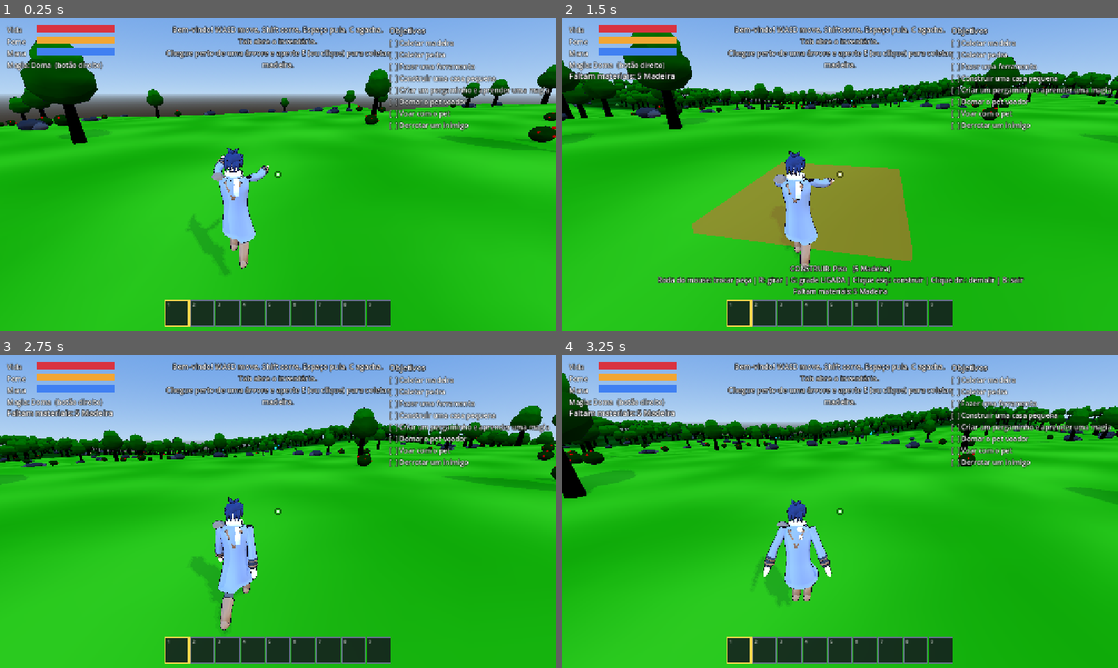
Above: before the commit, frames 1-4 (two rows, left to right).
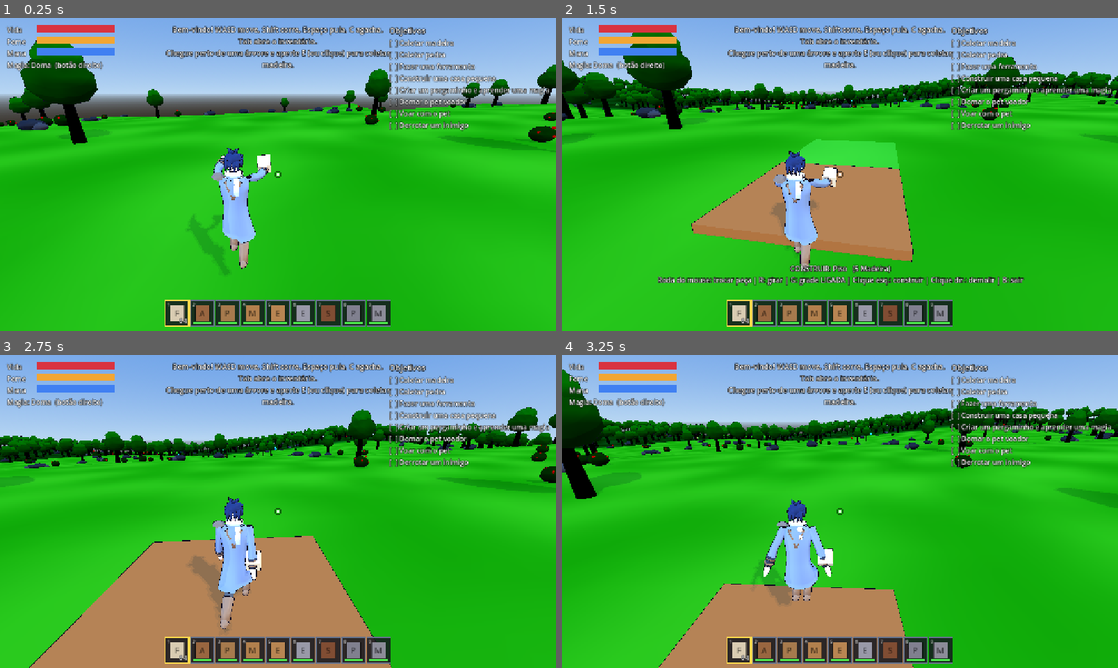
Above: after the commit, the same moments.

Repository: maicongill/jogo-claude
Game: Godot game, scene res://scenes/main.tscn
The game is run twice, just before and just after one commit, with the same random seed, the same clock (stepped at 60 frames per second) and the same inputs.
Inputs (mouse positions are in pixels of both pictures, inside the frame that each line leads up to):
- Up to frame 1 (0.25 s): no input
- Up to frame 2 (1.5 s): move the mouse to (867, 174) at 0.52 s; hold B (build_mode) 0.53-1.28 s; hold W (move_forward) from 0.53 s (still down); click (867, 174) at 0.67 s; tap Space (jump) at 0.77, 1.07 s; tap C (crouch) at 0.8, 1.35 s; move the mouse to (812, 174) at 1.27 s
- Up to frame 3 (2.75 s): keep holding W (move_forward); tap Space (jump) at 1.52, 1.82 s; tap F (mount) at 1.55 s; move the mouse to (289, 505) at 2.02 s; hold F (mount) from 2.03 s (still down); tap B (build_mode) at 2.3 s
- Up to frame 4 (3.25 s): keep holding W (move_forward); move the mouse to (834, 517) at 2.77 s; release F (mount) at 2.78 s; click (834, 517) at 2.85 s; tap Space (jump) at 3.02 s; tap C (crouch) at 3.05 s

The runs differ from the first frame. In frame 1, 1.5% of the frame differs, in the area x 30-70%, y 43-98%; in frame 2, 11%; in frame 3, 19%, in the area x 0-100%, y 16-100%; in frame 4, 12%.

Commit message:
Fantasma dos colocáveis e opção de nascer com todos os itens
- Mesa de magia, cama e estábulo mostram prévia translúcida (verde/vermelho) antes de colocar
- game.start_with_all_items: jogador nasce com uma pilha de cada item (testes ignoram)
- Teste test_place_ghost e modo "ghost" na ferramenta de captura

Co-Authored-By: Claude Opus 5.5 <noreply@anthropic.com>

Diff:
--- a/config/game_config.json
+++ b/config/game_config.json
@@ -6,13 +6,15 @@
 		"Para criar um item/receita/magia nova, copie um bloco existente e troque o id (a chave) e os valores.",
 		"Tipos de item (kind): RESOURCE, TOOL, WEAPON, FOOD, PLACEABLE, SEED, SCROLL, AMMO, SADDLE.",
 		"Se o arquivo ficar com erro de JSON (virgula faltando...), o jogo avisa no console e mantem os valores anteriores.",
+		"game.start_with_all_items: true = o jogador nasce com uma pilha de cada item do jogo (bom para testar); false = comeca sem nada.",
 		"Apos mudar algo: inimigos e pets que ja estao no mundo pegam os novos valores quando reaparecerem; o terreno so muda ao reiniciar (ou ao carregar um jogo)."
 	],
 	"game": {
 		"world_seed": 12345,
 		"lose_items_on_death": true,
 		"mouse_sensitivity": 0.003,
-		"inventory_size": 36
+		"inventory_size": 36,
+		"start_with_all_items": true
 	},
 	"world": {
 		"chunk_size": 32,
--- a/scripts/core/game.gd
+++ b/scripts/core/game.gd
@@ -20,6 +20,8 @@
 var stables: Array[Vector3] = []
 ## Começa com ferramentas no inventário (útil para testar). Desligado quando o crafting existir.
 var debug_starter_kit := false
+## O jogador nasce com uma pilha de cada item do jogo (game.start_with_all_items). Os testes ignoram.
+var start_with_all_items := false
 
 var _ui_open_count := 0
 
@@ -34,6 +36,7 @@
 	world_seed = Config.i("game.world_seed", world_seed)
 	lose_items_on_death = Config.b("game.lose_items_on_death", lose_items_on_death)
 	mouse_sensitivity = Config.f("game.mouse_sensitivity", mouse_sensitivity)
+	start_with_all_items = Config.b("game.start_with_all_items", start_with_all_items)
 	load_radius = Config.i("world.load_radius", load_radius)
 
 
--- a/scripts/player/interaction.gd
+++ b/scripts/player/interaction.gd
@@ -11,6 +11,10 @@
 
 var player: Player
 var _cooldown := 0.0
+## Prévia translúcida do objeto colocável na mão (cama, mesa de magia, estábulo).
+var _ghost: Node3D
+var _ghost_id: StringName
+var _ghost_mat: StandardMaterial3D
 
 
 func _apply_config() -> void:
@@ -26,6 +30,50 @@
 
 func _process(delta: float) -> void:
 	_cooldown = maxf(_cooldown - delta, 0.0)
+	_update_place_ghost()
+
+
+func _update_place_ghost() -> void:
+	var held := player.held_item()
+	var show := held != null and held.kind == ItemData.Kind.PLACEABLE and not Game.is_ui_open() \
+			and not Game.build_mode and player.mounted_pet == null and not player.stats.dead
+	if not show:
+		_clear_ghost()
+		return
+	if _ghost == null or _ghost_id != held.place_id:
+		_clear_ghost()
+		_ghost = Placeables.create_ghost(held.place_id)
+		if _ghost == null:
+			return
+		_ghost_id = held.place_id
+		if _ghost_mat == null:
+			_ghost_mat = StandardMaterial3D.new()
+			_ghost_mat.transparency = BaseMaterial3D.TRANSPARENCY_ALPHA
+			_ghost_mat.shading_mode = BaseMaterial3D.SHADING_MODE_UNSHADED
+		player.get_parent().add_child(_ghost)
+		Placeables.finish_ghost(_ghost, _ghost_mat)
+	var spot := _place_spot()
+	_ghost.visible = spot.has("pos")
+	if spot.has("pos"):
+		_ghost.global_position = spot["pos"]
+		_ghost.rotation = Vector3(0, spot["yaw"], 0)
+	_ghost_mat.albedo_color = Color(0.3, 1.0, 0.4, 0.45) if spot.get("valid", false) else Color(1.0, 0.3, 0.25, 0.45)
+
+
+func _clear_ghost() -> void:
+	if _ghost != null:
+		_ghost.queue_free()
+		_ghost = null
+		_ghost_id = &""
+
+
+## Onde o objeto colocável iria parar: {pos, yaw, valid}. Vazio se a mira não acerta o chão.
+func _place_spot() -> Dictionary:
+	var hit := aim_ray(1, PLACE_REACH + player.camera.global_position.distance_to(player.global_position))
+	if hit.is_empty():
+		return {}
+	return {"pos": hit["position"], "yaw": player.camera.global_rotation.y,
+			"valid": _within_reach(hit["position"], PLACE_REACH)}
 
 
 func _unhandled_input(event: InputEvent) -> void:
@@ -181,16 +229,16 @@
 
 
 func _place(item: ItemData) -> void:
-	var hit := aim_ray(1, PLACE_REACH + player.camera.global_position.distance_to(player.global_position))
-	if hit.is_empty() or not _within_reach(hit["position"], PLACE_REACH):
+	var spot := _place_spot()
+	if not spot.get("valid", false):
 		EventBus.message.emit("Mire no chão perto de você.")
 		return
 	var node := Placeables.create(item.place_id)
 	if node == null:
 		return
 	player.get_parent().add_child(node)
-	node.global_position = hit["position"]
-	node.rotation.y = player.camera.global_rotation.y
+	node.global_position = spot["pos"]
+	node.rotation.y = spot["yaw"]
 	player.inventory.remove_from_slot(player.selected_slot, 1)
 	_cooldown = 0.4
 	EventBus.message.emit("%s colocado." % item.display_name)
--- a/scripts/player/player.gd
+++ b/scripts/player/player.gd
@@ -109,7 +109,23 @@
 	if Game.debug_starter_kit:
 		for id in [&"wooden_axe", &"wooden_pickaxe"]:
 			inventory.add(Database.item(id))
+	if Game.start_with_all_items and not _running_test():
+		give_all_items()
 	EventBus.player_spawned.emit(self)
+
+
+## Uma pilha cheia de cada item do jogo (ferramentas e armas: uma unidade).
+func give_all_items() -> void:
+	var ids := Database.items.keys()
+	ids.sort()
+	for id: StringName in ids:
+		var it: ItemData = Database.items[id]
+		inventory.add(it, it.stack_max if it.is_stackable() else 1)
+
+
+func _running_test() -> bool:
+	var scene := get_tree().current_scene
+	return scene != null and scene.scene_file_path.begins_with("res://tests/")
 
 
 func _unhandled_input(event: InputEvent) -> void:
--- a/scripts/world/placeables.gd
+++ b/scripts/world/placeables.gd
@@ -12,6 +12,28 @@
 		&"stable":
 			return Stable.new()
 	return null
+
+
+## Versão "fantasma" (só a aparência, translúcida, sem colisão nem efeito no jogo) para mostrar
+## onde o objeto vai ser colocado. O chamador adiciona à cena e depois chama finish_ghost().
+static func create_ghost(place_id: StringName) -> Node3D:
+	var node := create(place_id)
+	if node != null:
+		node.set_meta(&"ghost", true)
+	return node
+
+
+static func finish_ghost(node: Node3D, material: Material) -> void:
+	if node is CollisionObject3D:
+		(node as CollisionObject3D).collision_layer = 0
+	for g in node.get_groups():
+		node.remove_from_group(g)
+	for c in node.find_children("*", "", true, false):
+		if c is CollisionShape3D:
+			c.queue_free()
+		elif c is MeshInstance3D:
+			(c as MeshInstance3D).material_override = material
+			(c as MeshInstance3D).cast_shadow = GeometryInstance3D.SHADOW_CASTING_SETTING_OFF
 
 
 class Bed extends StaticBody3D:
@@ -138,7 +160,8 @@
 			add_child(mi)
 		# Registra depois de a posição ser definida pelo código que colocou o estábulo.
 		await get_tree().process_frame
-		Game.stables.append(global_position)
+		if not has_meta(&"ghost"):
+			Game.stables.append(global_position)
 
 	func interact(_player: Player) -> void:
 		EventBus.message.emit("Estábulo: seu pet renasce aqui se morrer.")
--- /dev/null
+++ b/tests/test_place_ghost.gd
@@ -0,0 +1,72 @@
+extends Node
+## Fantasma dos objetos colocáveis e opção de nascer com todos os itens.
+
+var failures := 0
+
+
+func check(cond: bool, msg: String) -> void:
+	print(("  ok   " if cond else "  FAIL ") + msg)
+	if not cond:
+		failures += 1
+
+
+func _slot_of(p: Player, id: StringName) -> int:
+	for i in p.inventory.size():
+		var s := p.inventory.get_stack(i)
+		if s != null and s.item.id == id:
+			return i
+	return -1
+
+
+func _ready() -> void:
+	var main: Node = load("res://scenes/main.tscn").instantiate()
+	add_child(main)
+	var p: Player = main.player
+	while p.frozen:
+		await get_tree().process_frame
+	for e in get_tree().get_nodes_in_group(&"enemy"):
+		e.queue_free()
+	check(p.inventory.count_of(Database.item(&"magic_table")) == 0, "nos testes o jogador não ganha o kit completo")
+	p.give_all_items()
+	var missing: PackedStringArray = []
+	for id: StringName in Database.items:
+		if p.inventory.count_of(Database.items[id]) == 0:
+			missing.append(id)
+	check(missing.is_empty(), "give_all_items dá todos os itens (faltando: %s)" % ", ".join(missing))
+	check(p.inventory.count_of(Database.item(&"wood")) == Database.item(&"wood").stack_max, "recursos vêm em pilha cheia")
+
+	# Olha para o chão à frente e segura a mesa de magia na hotbar.
+	(p.get_node("CameraPivot/SpringArm3D") as Node3D).rotation.x = deg_to_rad(-35)
+	var slot := _slot_of(p, &"magic_table")
+	p.inventory.slots[0] = p.inventory.slots[slot]
+	p.inventory.slots[slot] = null
+	p.inventory.changed.emit()
+	p.select_slot(0)
+	var stables_before := Game.stables.size()
+	for _i in 5:
+		await get_tree().process_frame
+	var ghost: Node3D = (p.get_node("Interaction") as PlayerInteraction)._ghost
+	check(ghost != null and ghost.visible, "fantasma aparece segurando a mesa de magia")
+	if ghost != null:
+		check(ghost.get_groups().is_empty(), "fantasma não entra nos grupos do objeto real")
+		check((ghost as CollisionObject3D).collision_layer == 0, "fantasma não tem colisão")
+		check((p.get_node("Interaction") as PlayerInteraction)._ghost_mat.albedo_color.g > 0.9, "fantasma verde (lugar válido)")
+		var gpos := ghost.global_position
+		(p.get_node("Interaction") as PlayerInteraction).primary_action()
+		await get_tree().process_frame
+		var tables := get_tree().get_nodes_in_group(&"magic_table")
+		check(tables.size() == 1 and (tables[0] as Node3D).global_position.distance_to(gpos) < 0.15, "mesa é colocada onde estava o fantasma")
+	# Estábulo fantasma não registra ponto de renascimento do pet.
+	var st := _slot_of(p, &"stable")
+	p.inventory.slots[0] = p.inventory.slots[st]
+	p.inventory.slots[st] = null
+	p.inventory.changed.emit()
+	for _i in 5:
+		await get_tree().process_frame
+	check((p.get_node("Interaction") as PlayerInteraction)._ghost_id == &"stable", "fantasma troca para o estábulo")
+	check(Game.stables.size() == stables_before, "estábulo fantasma não vira ponto de renascimento")
+	p.select_slot(1)
+	await get_tree().process_frame
+	check((p.get_node("Interaction") as PlayerInteraction)._ghost == null or p.held_item() != null and p.held_item().kind == ItemData.Kind.PLACEABLE, "fantasma some ao trocar para outro item")
+	print("FALHAS: ", failures)
+	get_tree().quit(1 if failures > 0 else 0)
--- /dev/null
+++ b/tests/test_place_ghost.tscn
@@ -0,0 +1,6 @@
+[gd_scene format=3]
+
+[ext_resource type="Script" path="res://tests/test_place_ghost.gd" id="1"]
+
+[node name="T" type="Node"]
+script = ExtResource("1")
--- a/tools/screenshot.gd
+++ b/tools/screenshot.gd
@@ -71,6 +71,11 @@
 			pet2.mount(p)
 		else:
 			pet2.state = FlyingPet.State.FOLLOW
+	if args.size() > 6 and args[6] == "ghost":
+		# Mesa de magia na mão, olhando para o chão: mostra o fantasma.
+		p.inventory.slots[0] = ItemStack.new(Database.item(&"magic_table"), 1)
+		p.inventory.changed.emit()
+		p.select_slot(0)
 	if args.size() > 6 and args[6] == "inv":
 		main.hud._inventory_panel.toggle()
 	await get_tree().create_timer(2.5 + extra).timeout
Not shown, added: tests/test_place_ghost.gd.uid
